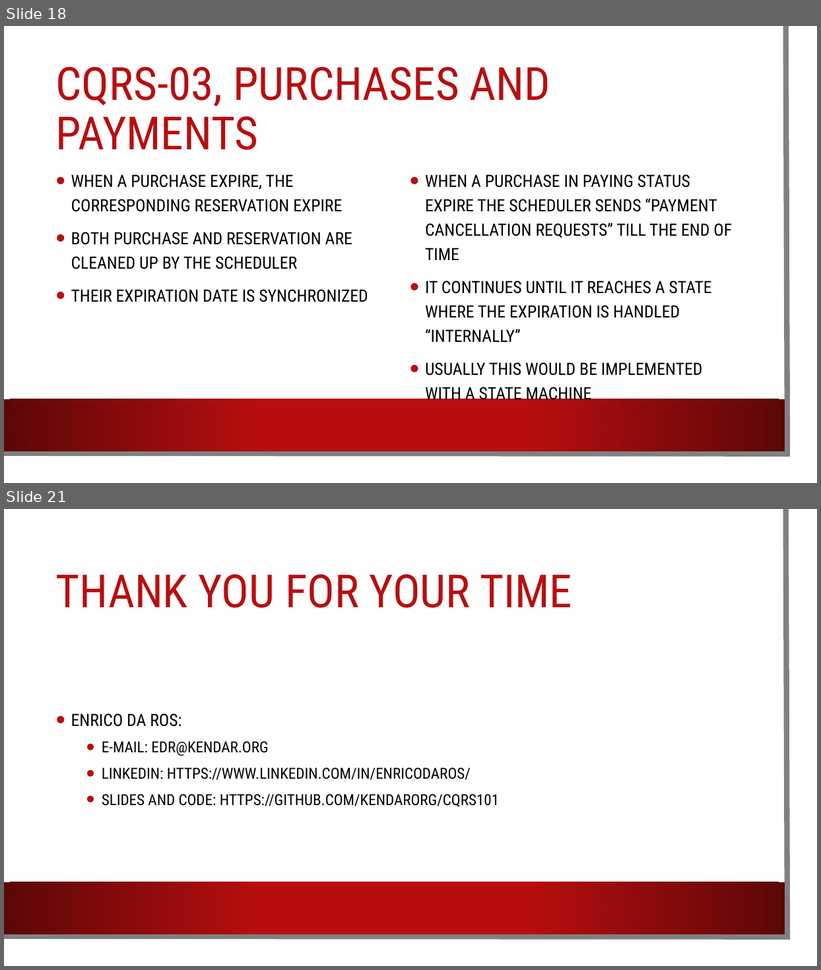
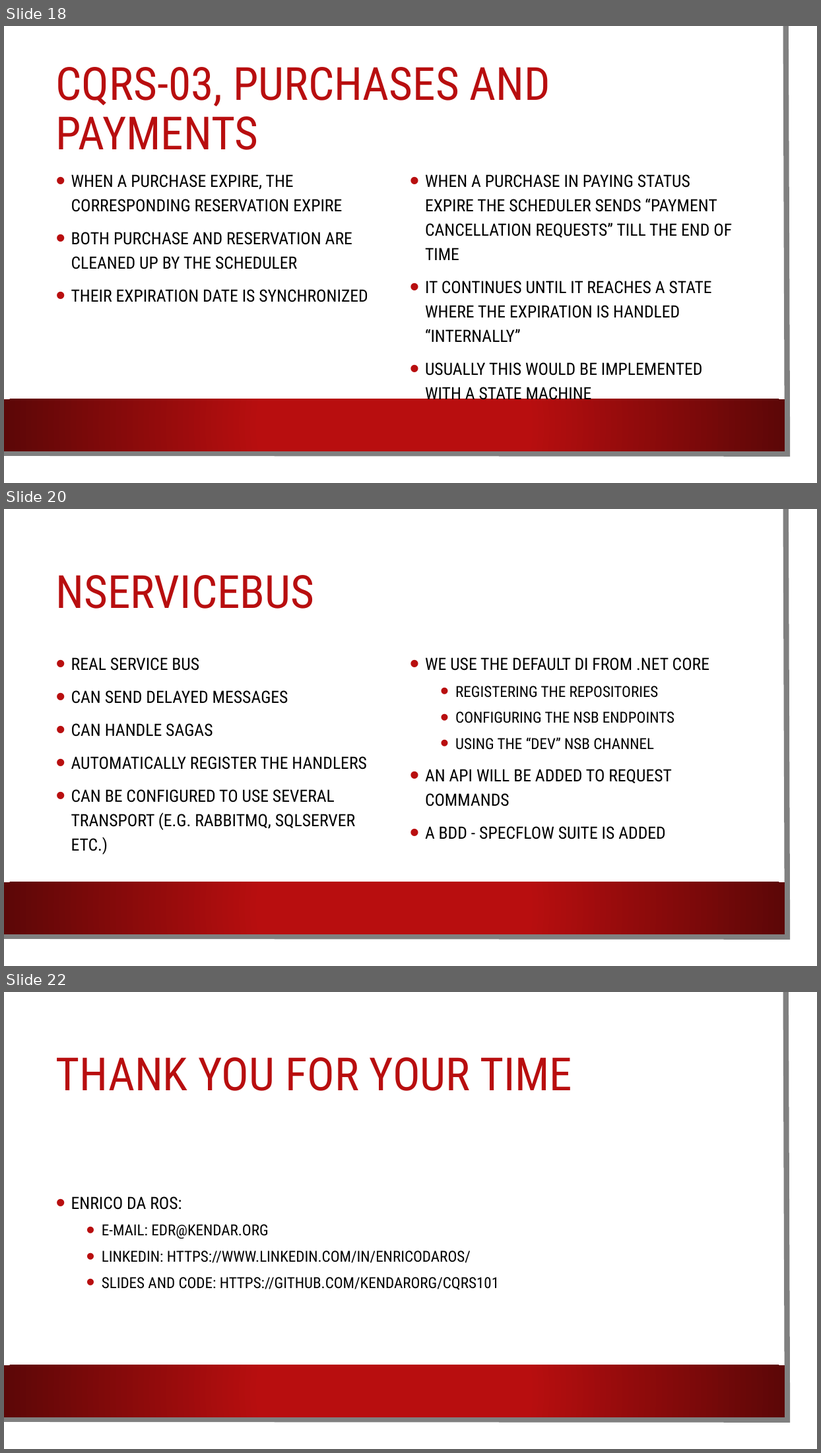
Before and after one commit to kendarorg/CQRS101, a slide deck: CQRS 1O1.pptx. Shown one above the other, each under a label of ours: slides 18 and 21 before the commit, slides 18, 20 and 22 after it; the slides between them are not shown. The pictures are 821x970 and 821x1453 pixels, drawn with LibreOffice and Linux fonts; fonts in the diff are those of the drawing; background and template pictures are left out. Boxes give left, top, right and bottom in pixels: in the first picture for what was removed or moved away, otherwise in the second. Text is boxed around its words. In the diff, an @@ line names an element or a change of style, - is before the commit and + after.

```diff
--- a/CQRS 1O1.pptx
+++ b/CQRS 1O1.pptx
@@ slide 20 added at bbox=[4, 509, 817, 966], background picture (left out); not listed: 3 template elements that a slide beside it also shows @@
@@ title added at bbox=[56, 575, 315, 609], 54 pt, text #B80E0F @@
+NSERVICEBUS
@@ text added at bbox=[71, 657, 366, 855], 20 pt, text #000000 @@
+• REAL SERVICE BUS
+• CAN SEND DELAYED MESSAGES
+• CAN HANDLE SAGAS
+• AUTOMATICALLY REGISTER THE HANDLERS
+• CAN BE CONFIGURED TO USE SEVERAL TRANSPORT (E.G. RABBITMQ, SQLSERVER ETC.)
@@ text added at bbox=[425, 657, 710, 840], 20 pt, text #000000 @@
+• WE USE THE DEFAULT DI FROM .NET CORE
+  • REGISTERING THE REPOSITORIES
+  • CONFIGURING THE NSB ENDPOINTS
+  • USING THE “DEV” NSB CHANNEL
+• AN API WILL BE ADDED TO REQUEST COMMANDS
+• A BDD - SPECFLOW SUITE IS ADDED
@@ what was slide 21 is now slide 22 @@
```
Also in this commit, not shown: 3 slides changed, 20 other files.
